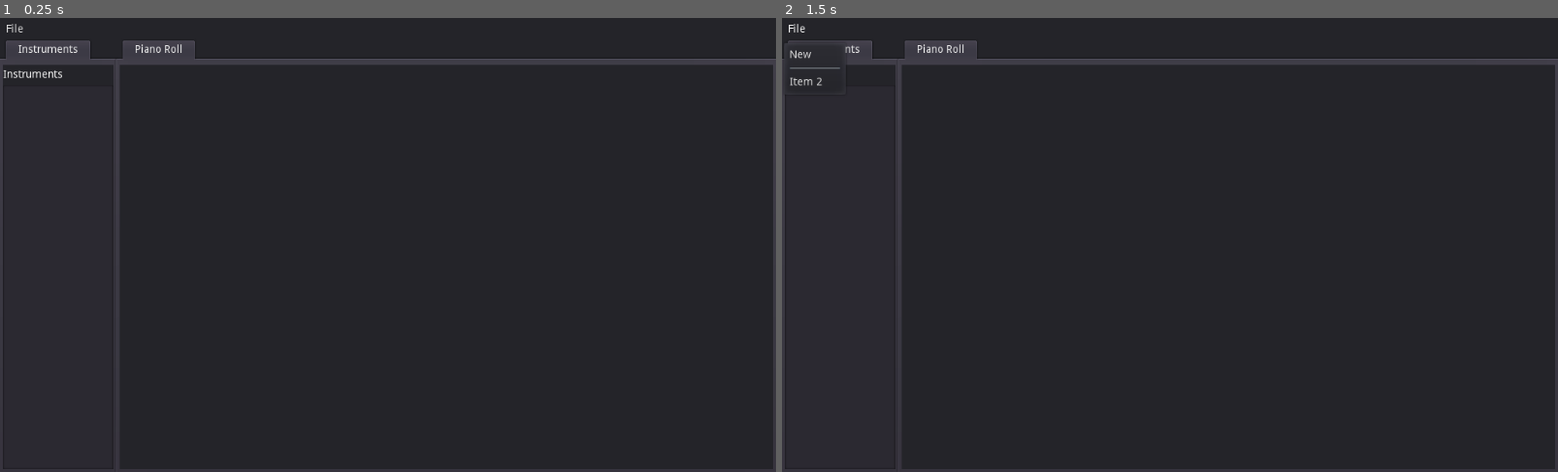
Above: before the commit, frames 1-2 (left to right).
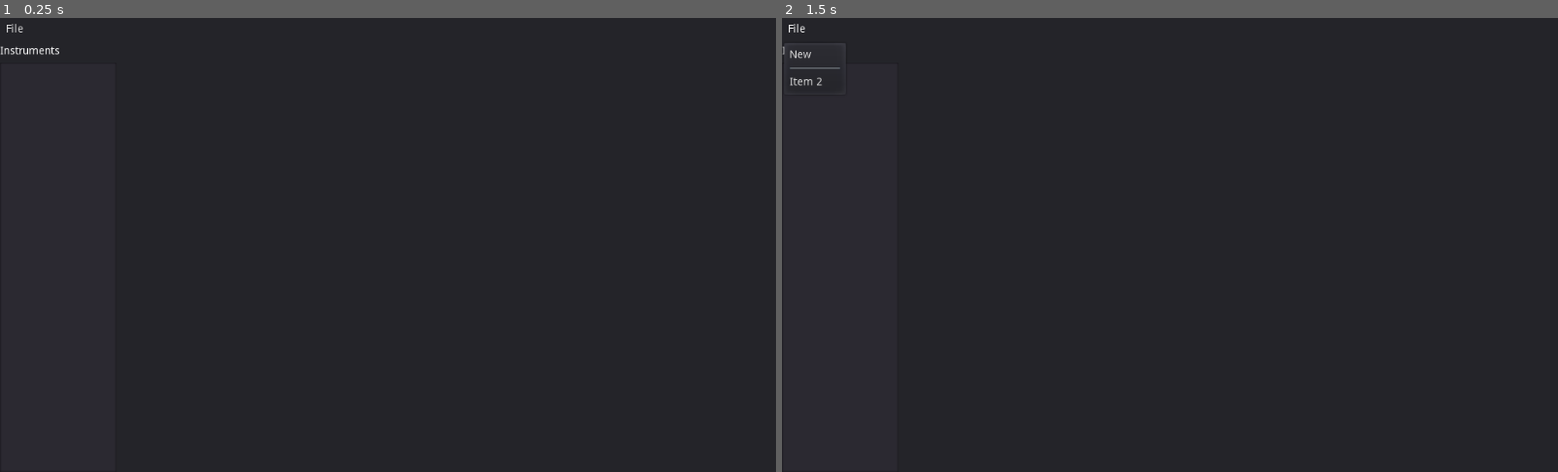
Above: after the commit, the same moments.

Repository: QuadCubedStudios/GoDAW
Game: Godot game, scene res://Main.tscn
The game is run twice, just before and just after one commit, with the same random seed, the same clock (stepped at 60 frames per second) and the same inputs.
Inputs:
- Up to frame 1 (0.25 s): no input
- Up to frame 2 (1.5 s): click "File" at 0.5 s; click "File" at 1.25 s

The runs differ from the first frame. In frame 1, 2.8% of the frame differs, in the area x 0-100%, y 4-100%; in frame 2, 2.3%.

Commit message:
Removed tabs because not needed

Diff:
--- a/Main.tscn
+++ b/Main.tscn
@@ -43,32 +43,16 @@
 "_edit_use_anchors_": false
 }
 
-[node name="SideBar" type="TabContainer" parent="VBoxContainer/EditorView"]
+[node name="SideBar" type="Panel" parent="VBoxContainer/EditorView"]
 anchor_right = 0.15
 anchor_bottom = 1.0
 size_flags_horizontal = 3
-tab_align = 0
-__meta__ = {
-"_edit_use_anchors_": false
-}
 
 [node name="Instruments" parent="VBoxContainer/EditorView/SideBar" instance=ExtResource( 3 )]
-margin_left = 4.0
-margin_top = 32.0
-margin_right = -4.0
-margin_bottom = -4.0
 
-[node name="Tab Workspace" type="TabContainer" parent="VBoxContainer/EditorView"]
+[node name="Tab Workspace" type="Panel" parent="VBoxContainer/EditorView"]
 anchor_left = 0.15
 anchor_right = 1.0
 anchor_bottom = 1.0
-tab_align = 0
-__meta__ = {
-"_edit_use_anchors_": false
-}
 
 [node name="Piano Roll" parent="VBoxContainer/EditorView/Tab Workspace" instance=ExtResource( 1 )]
-margin_left = 4.0
-margin_top = 32.0
-margin_right = -4.0
-margin_bottom = -4.0
